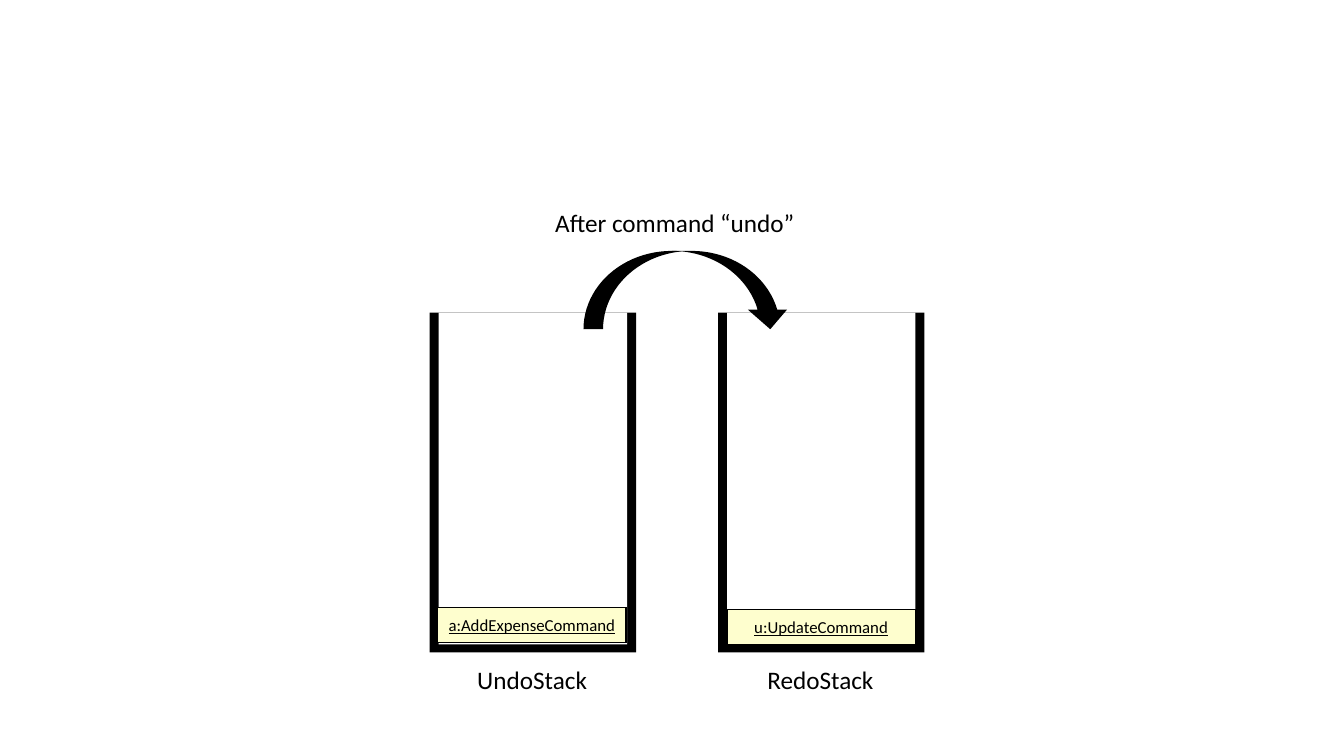
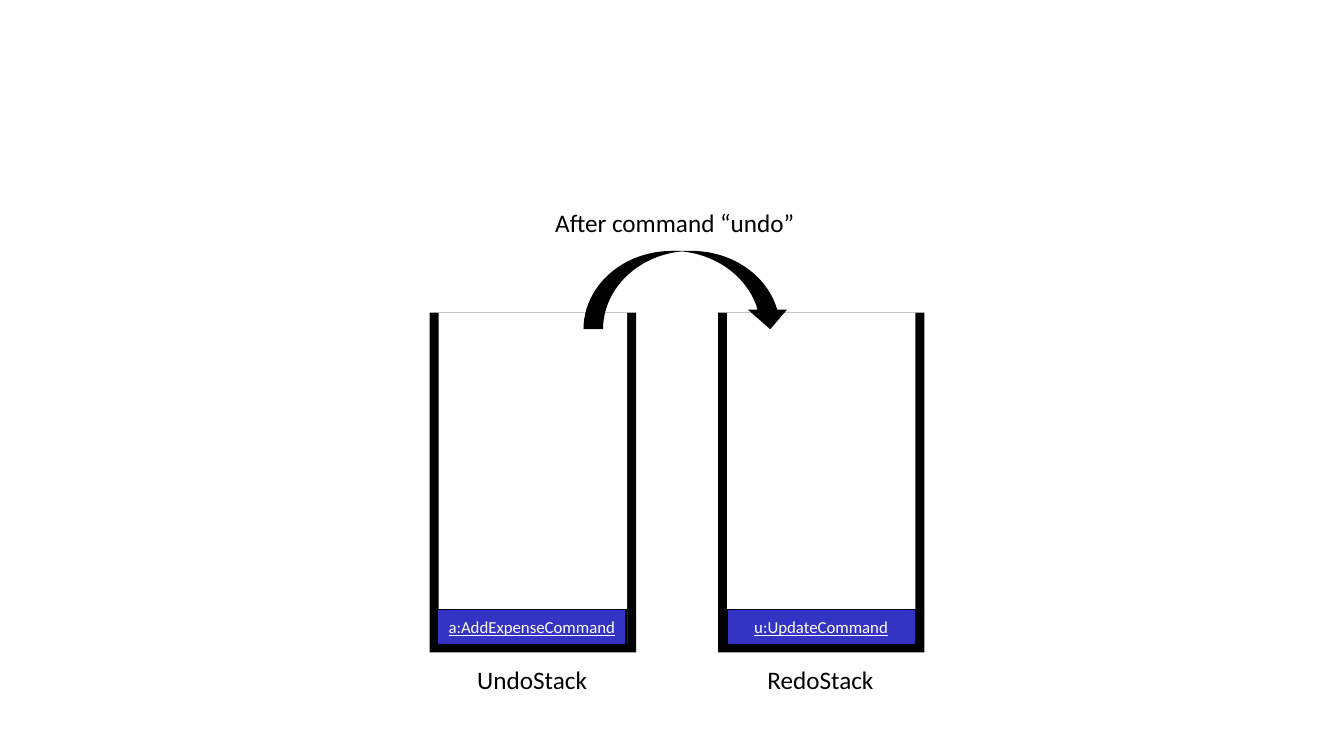
Before and after one commit to AY1920S1-CS2103T-W12-2/main, a slide deck: slide 4 of images/UndoAndRedo/UndoAndRedoImplementation.pptx. Drawn at 1344x756 pixels with LibreOffice and Linux fonts; fonts in the diff are those of the drawing. Boxes give left, top, right and bottom in pixels: in the first picture for what was removed or moved away, otherwise in the second. Text is boxed around its words. In the diff, an @@ line names an element or a change of style, - is before the commit and + after.

```diff
--- a/images/UndoAndRedo/UndoAndRedoImplementation.pptx
+++ b/images/UndoAndRedo/UndoAndRedoImplementation.pptx
@@ rectangle "a:AddExpenseCommand" at [438, 610, 626, 645]: text colour #000000 to #FFFFFF; fill #FEFECE to #3333C4 @@
@@ rectangle "u:UpdateCommand" at [727, 610, 915, 645]: text colour #000000 to #FFFFFF; fill #FEFECE to #3333C4 @@
```
Also in this commit, not shown: 5 other slides changed, 37 other files.
